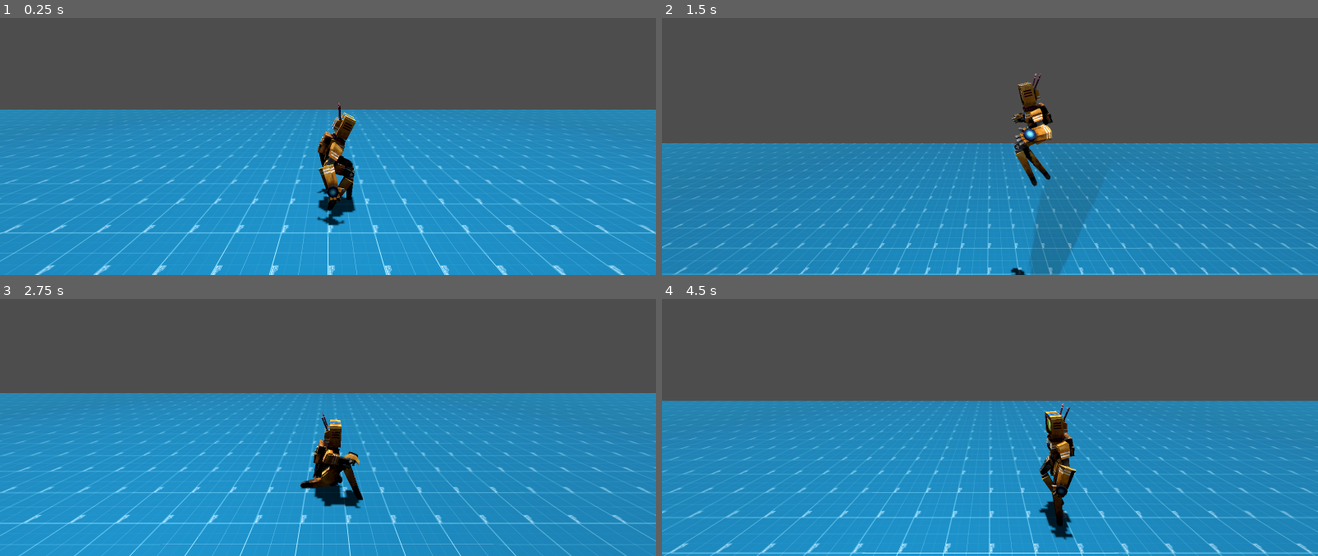
Above: before the commit, frames 1-4 (two rows, left to right).
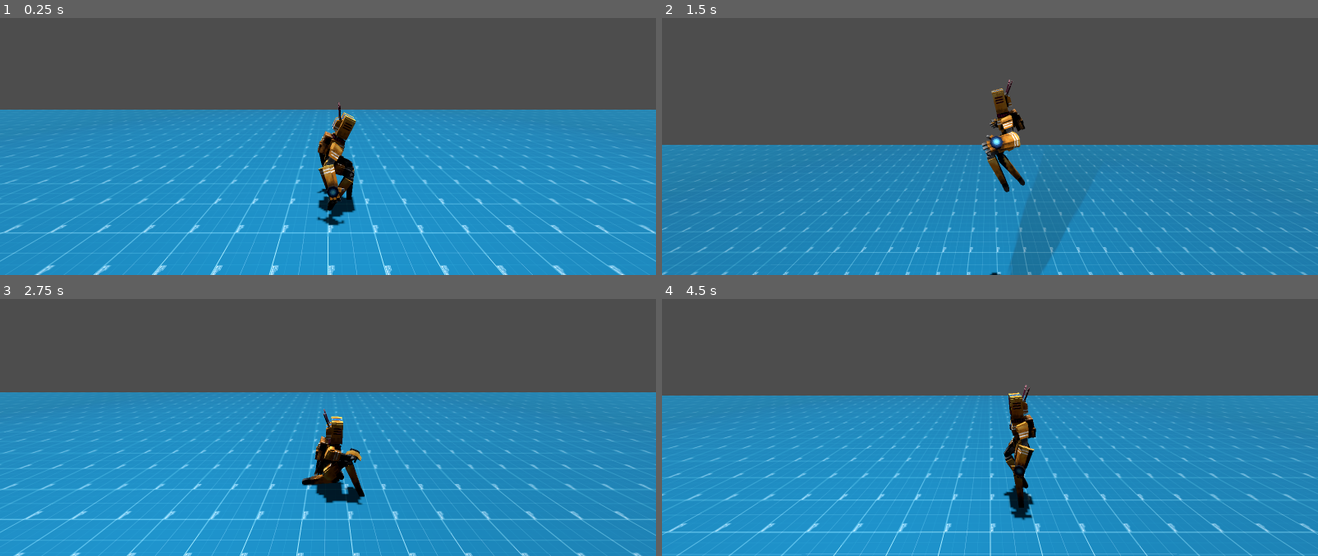
Above: after the commit, the same moments.

Repository: bigloadsoftware/Radio_Boy
Game: Godot game, scene res://scenes/game/main.tscn
Same seed, same stepped clock (60 frames per second), same inputs: the game is played once before the commit and once after it.
Inputs (mouse positions are in pixels of both pictures, inside the frame that each line leads up to):
- Up to frame 1 (0.25 s): no input
- Up to frame 2 (1.5 s): move the mouse to (1134, 71) at 0.52 s; hold D (move_right) 0.53-1.28 s; hold Right mouse button (aim) 0.53-1.28 s; tap Space (move_jump) at 0.77 s; move the mouse to (858, 110) at 1.27 s; hold A (move_left) from 1.28 s (still down); right-click (858, 110) at 1.35 s
- Up to frame 3 (2.75 s): tap Space (move_jump) at 1.52 s; move the mouse to (outside the picture) at 2.02 s; release A (move_left) at 2.03 s; hold D (move_right) from 2.03 s (still down); hold S (crouch) from 2.03 s (still down); right-click (outside the picture) at 2.3 s
- Up to frame 4 (4.5 s): move the mouse to (957, 445) at 2.77 s; release S (crouch) at 2.78 s; tap Shift (toggle_walk_or_run) at 2.85 s; tap Space (move_jump) at 3.02, 3.77 s; right-click (957, 445) at 3.05 s; move the mouse to (1186, 427) at 3.52 s; release D (move_right) at 3.53 s; hold Right mouse button (aim) 3.53-4.28 s; hold A (move_left) from 3.53 s (still down); move the mouse to (793, 316) at 4.27 s; right-click (793, 316) at 4.35 s

The runs differ from the first frame. In frame 2, 7.9% of the frame differs, in the area x 0-100%, y 21-100%; in frame 3, 7.3%; in frame 4, 12%, in the area x 0-100%, y 33-100%.

Commit message:
Adds Camera Speed to Center Cursor

Diff:
--- a/code/mobs/radio_boy/Camera_Pivot.gd
+++ b/code/mobs/radio_boy/Camera_Pivot.gd
@@ -3,8 +3,9 @@
 #Camera Vars
 var mouse_vector
 var camera_offset = transform.basis * Vector3(0, 7, 0) #our used vars are y and z
-var camera_aim_speed = 10
-var camera_recenter_speed = 6
+var camera_aim_speed = 10 #what is this variable exactly?
+var camera_recenter_character_speed = 6
+var camera_center_cursor_speed = 12
 var camera_aim_reach = 20  #(i think that it is higher) #You're right.... -Leon
 
 #Outer Node Vars
@@ -27,12 +28,12 @@
 		mouse_vector.y /= get_viewport().size.y
 		mouse_vector *= camera_aim_reach
 
-		position.z = -mouse_vector.x
-		position.y = -mouse_vector.y + camera_offset.y
+		velocity.z = (-mouse_vector.x - position.z) * camera_center_cursor_speed
+		velocity.y = (-mouse_vector.y + camera_offset.y - position.y) * camera_center_cursor_speed
 
 	else:
-		velocity.z = (camera_offset.z - position.z) * camera_recenter_speed
-		velocity.y = (camera_offset.y - position.y) * camera_recenter_speed
+		velocity.z = (camera_offset.z - position.z) * camera_recenter_character_speed
+		velocity.y = (camera_offset.y - position.y) * camera_recenter_character_speed
 
 	#<--
 
--- a/scenes/mobs/radio_boy/Radio_Boy.tscn
+++ b/scenes/mobs/radio_boy/Radio_Boy.tscn
@@ -2927,25 +2927,25 @@
 [node name="Radio_Boy_Model" parent="." instance=ExtResource("2_74wy5")]
 
 [node name="Torso2" parent="Radio_Boy_Model/Node/Root" index="0"]
-transform = Transform3D(0.999925, 0, 0.0122827, 0, 1, 0, -0.0122827, 0, 0.999925, 0, -0.386975, 0)
+transform = Transform3D(0.996943, 0, 0.0781349, 0, 1, 0, -0.0781349, 0, 0.996943, 0, -0.325424, 0)
 
 [node name="Head2" parent="Radio_Boy_Model/Node/Root/Torso2/Neck2" index="1"]
-transform = Transform3D(1, 0, 0, 0, 0.996195, 0.0871558, 0, -0.0871558, 0.996195, 0, 0.369683, 0.03125)
+transform = Transform3D(1, 0, 0, 0, 0.996195, 0.0871558, 0, -0.0871558, 0.996195, 0, 0.36607, 0.03125)
 
 [node name="Ant_L2" parent="Radio_Boy_Model/Node/Root/Torso2/Neck2/Head2" index="4"]
-transform = Transform3D(1, 0, 0, 0, 1, 0, 0, 0, 1, -0.316617, 0.698565, 0.403713)
+transform = Transform3D(1, 0, 0, 0, 0.999503, -0.0315159, 0, 0.0315159, 0.999503, -0.316617, 0.698565, 0.403713)
 
 [node name="Ant_R2" parent="Radio_Boy_Model/Node/Root/Torso2/Neck2/Head2" index="5"]
-transform = Transform3D(1, 0, 0, 0, 1, 0, 0, 0, 1, 0.316617, 0.698565, 0.403713)
+transform = Transform3D(1, 0, 0, 0, 0.999503, -0.0315159, 0, 0.0315159, 0.999503, 0.316617, 0.698565, 0.403713)
 
 [node name="SpotLight3D" type="SpotLight3D" parent="Radio_Boy_Model/Node/Root/Torso2/Neck2/Head2" index="6"]
 transform = Transform3D(0.954347, 0.0322517, -0.296954, 0.0220586, -0.999048, -0.0376132, -0.297884, 0.0293457, -0.95415, -0.164743, 0.544828, -0.635529)
 
 [node name="Arm_L2" parent="Radio_Boy_Model/Node/Root/Torso2" index="5"]
-transform = Transform3D(1, 0, 0, 0, 0.999188, 0.0402949, 0, -0.0402949, 0.999187, -0.749644, 0.734156, 0.0129776)
+transform = Transform3D(1, 0, 0, 0, 0.998427, 0.0560651, 0, -0.0560651, 0.998426, -0.749644, 0.734156, 0.0129776)
 
 [node name="Forearm_L2" parent="Radio_Boy_Model/Node/Root/Torso2/Arm_L2" index="1"]
-transform = Transform3D(1, 0, 0, 0, 0.997027, -0.077047, 0, 0.077047, 0.997028, -0.332776, -0.99569, 0.100652)
+transform = Transform3D(1, 0, 0, 0, 0.98825, -0.152845, 0, 0.152845, 0.988251, -0.332776, -0.99569, 0.100652)
 
 [node name="Thumb_L" parent="Radio_Boy_Model/Node/Root/Torso2/Arm_L2/Forearm_L2" index="1"]
 transform = Transform3D(1, 0, 0, 0, 1, 0, 0, 0, 1, -0.167224, -0.830749, -0.178321)
@@ -2966,10 +2966,10 @@
 transform = Transform3D(0.999999, 0, 0, 0, 0.999999, 0, 0, 0, 1, 0, -0.1875, -0.015625)
 
 [node name="Arm_R2" parent="Radio_Boy_Model/Node/Root/Torso2" index="6"]
-transform = Transform3D(1, 0, 0, 0, 0.937095, -0.349075, 0, 0.349075, 0.937095, 0.749644, 0.734156, 0.0129776)
+transform = Transform3D(1, 0, 0, 0, 0.947488, -0.319792, 0, 0.319792, 0.947488, 0.749644, 0.734156, 0.0129776)
 
 [node name="Forearm_R2" parent="Radio_Boy_Model/Node/Root/Torso2/Arm_R2" index="1"]
-transform = Transform3D(1, 0, 0, 0, 0.92513, -0.379652, 0, 0.379652, 0.925129, 0.332776, -0.99569, 0.100652)
+transform = Transform3D(1, 0, 0, 0, 0.945456, -0.325752, 0, 0.325753, 0.945455, 0.332776, -0.99569, 0.100652)
 
 [node name="Thumb_R" parent="Radio_Boy_Model/Node/Root/Torso2/Arm_R2/Forearm_R2" index="1"]
 transform = Transform3D(0.999999, 0, 0, 0, 1, 0, 0, 0, 0.999999, 0.167224, -0.830749, -0.178321)
@@ -2984,26 +2984,26 @@
 transform = Transform3D(0.999999, 0, 0, 0, 0.984807, 0.173648, 0, -0.173648, 0.984808, 0.104724, -0.972941, 0.175008)
 
 [node name="Backpack2" parent="Radio_Boy_Model/Node/Root/Torso2" index="7"]
-transform = Transform3D(0.995192, -0.0979398, 0, 0.0979397, 0.995193, 0, 0, 0, 0.999999, 0.00148537, 0.777778, 0.286006)
+transform = Transform3D(0.99277, -0.120031, 0, 0.12003, 0.992771, 0, 0, 0, 0.999999, 0.00148537, 0.777778, 0.286006)
 
 [node name="Hips2" parent="Radio_Boy_Model/Node/Root" index="1"]
-transform = Transform3D(0.999147, 0, -0.0412954, 0, 1, 0, 0.0412954, 0, 0.999147, 0, -0.650317, -0.09375)
+transform = Transform3D(0.99667, 0, -0.0815409, 0, 1, 0, 0.0815409, 0, 0.99667, 0, -0.594611, -0.09375)
 
 [node name="Leg_L2" parent="Radio_Boy_Model/Node/Root/Hips2" index="2"]
-transform = Transform3D(1, 0, 0, 0, 0.994396, -0.105713, 0, 0.105713, 0.994396, -0.499644, -0.0706501, -0.0307153)
+transform = Transform3D(1, 0, 0, 0, 0.999848, -0.0174017, 0, 0.0174017, 0.999848, -0.499644, -0.0706501, -0.0307153)
 
 [node name="Stilt_L2" parent="Radio_Boy_Model/Node/Root/Hips2/Leg_L2" index="1"]
-transform = Transform3D(1, 0, 0, 0, 0.979566, 0.201119, 0, -0.201119, 0.979566, -0.0625, -1.0625, -0.0625)
+transform = Transform3D(1, 0, 0, 0, 0.997569, 0.0696805, 0, -0.0696805, 0.997569, -0.0625, -1.0625, -0.0625)
 
 [node name="Leg_R2" parent="Radio_Boy_Model/Node/Root/Hips2" index="3"]
-transform = Transform3D(1, 0, 0, 0, 0.994397, -0.105713, 0, 0.105713, 0.994397, 0.499644, -0.0706501, -0.0307153)
+transform = Transform3D(1, 0, 0, 0, 0.999849, -0.0174017, 0, 0.0174017, 0.999849, 0.499644, -0.0706501, -0.0307153)
 
 [node name="Stilt_R2" parent="Radio_Boy_Model/Node/Root/Hips2/Leg_R2" index="1"]
-transform = Transform3D(1, 0, 0, 0, 0.979566, 0.201119, 0, -0.201119, 0.979566, 0.0625, -1.0625, -0.0625)
+transform = Transform3D(1, 0, 0, 0, 0.997569, 0.0696805, 0, -0.0696805, 0.997569, 0.0625, -1.0625, -0.0625)
 
 [node name="AnimationTree" type="AnimationTree" parent="Radio_Boy_Model"]
 libraries = {
-"": SubResource("AnimationLibrary_ikvv1")
+"": SubResource("AnimationLibrary_qtmbe")
 }
 tree_root = SubResource("AnimationNodeStateMachine_27ej4")
 anim_player = NodePath("../AnimationPlayer")
Not shown: 11 places in scenes/mobs/radio_boy/Radio_Boy.tscn that only renumber resources
